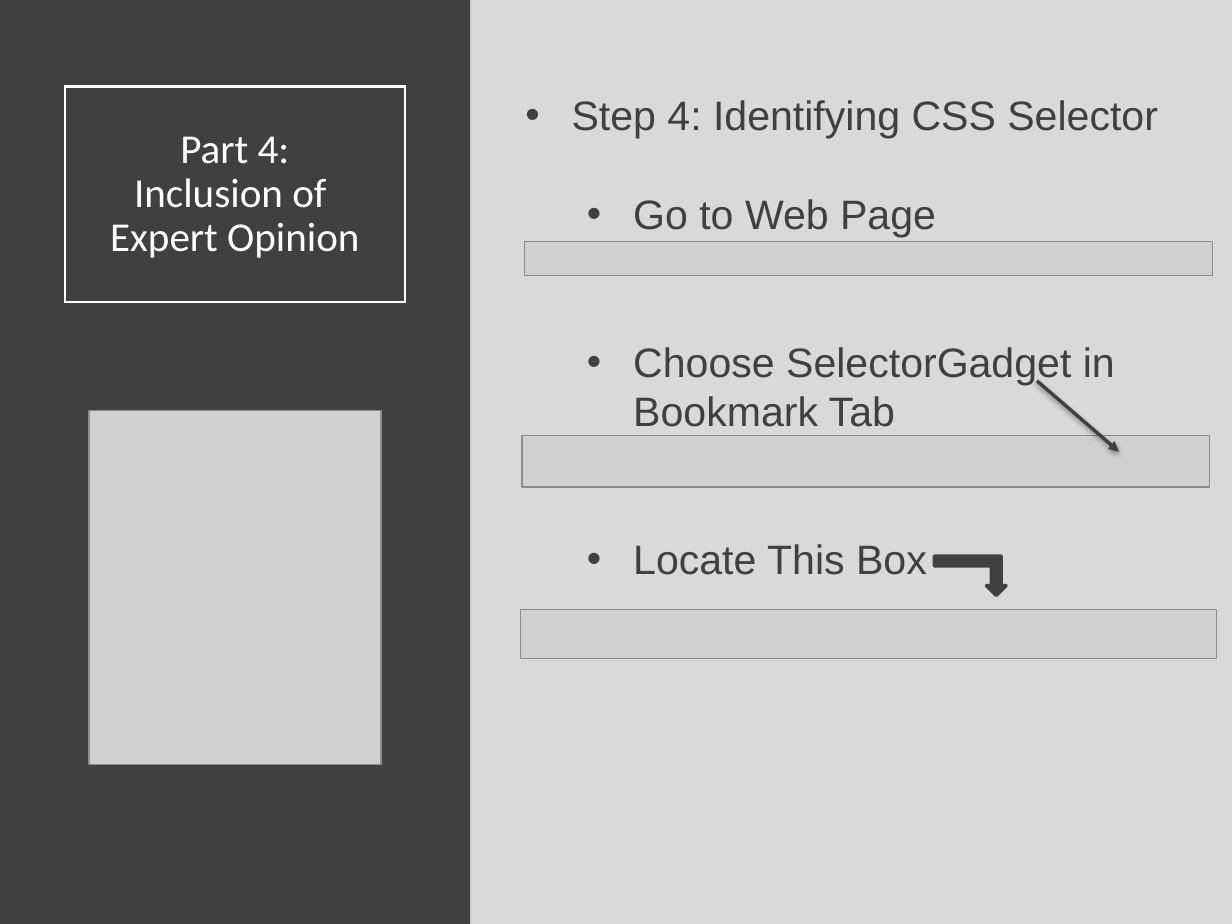
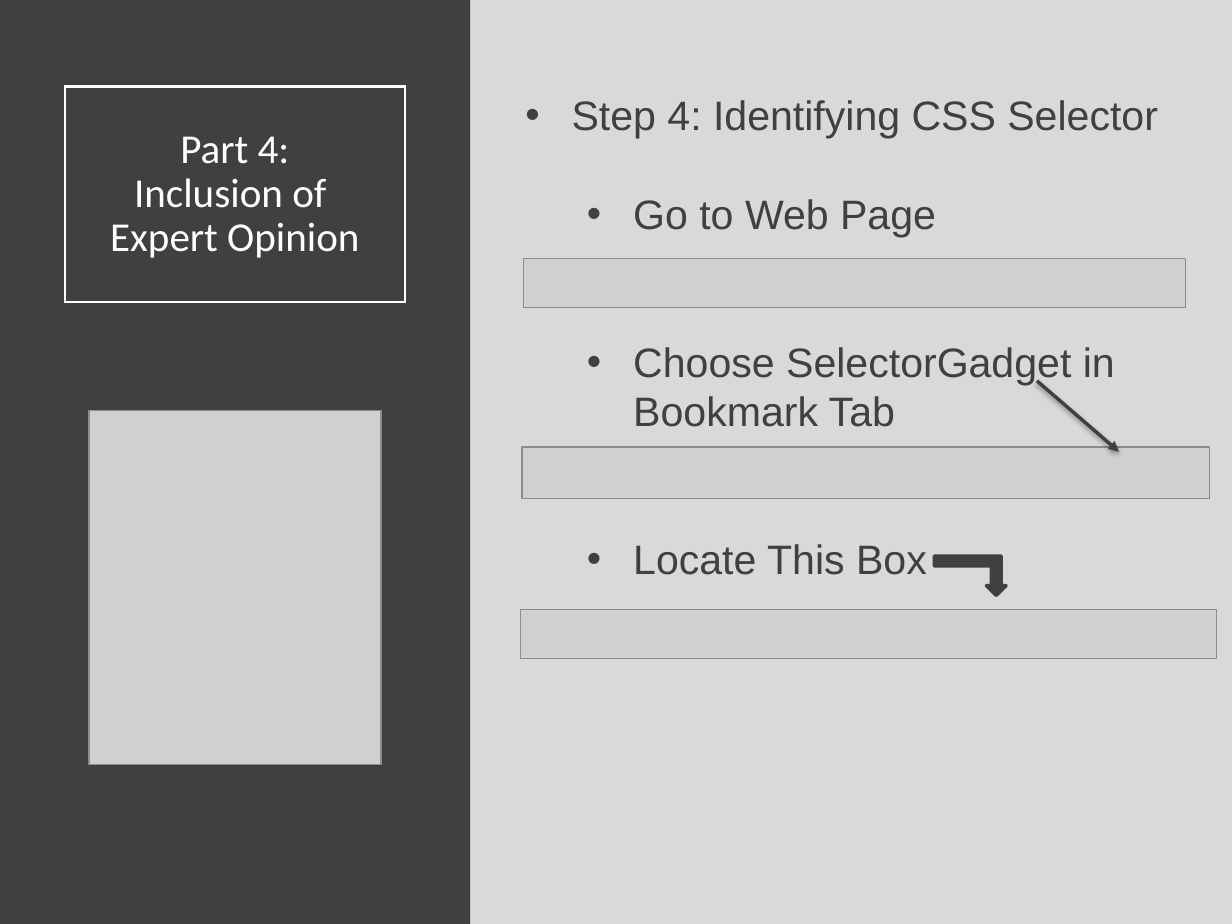
Before and after one commit to SuperMarioGiacomazzo/STOR320_WEBSITE, a slide deck: slide 19 of Lecture/Web Scraping/Web_Scraping_Lecture.pptx. Drawn at 1232x924 pixels with LibreOffice and Linux fonts; fonts in the diff are those of the drawing; grey boxes stand for pictures. Boxes give left, top, right and bottom in pixels: in the first picture for what was removed or moved away, otherwise in the second. Text is boxed around its words. In the diff, an @@ line names an element or a change of style, - is before the commit and + after.

```diff
--- a/Lecture/Web Scraping/Web_Scraping_Lecture.pptx
+++ b/Lecture/Web Scraping/Web_Scraping_Lecture.pptx
@@ picture added at bbox=[524, 259, 1186, 308] @@
@@ picture removed at bbox=[525, 241, 1212, 275] @@
@@ picture: place and size @@
-picture at bbox=[522, 436, 1210, 488]
+picture at bbox=[522, 447, 1210, 499]
```
Also in this commit, not shown: 5 other slides changed, 13 other files.
